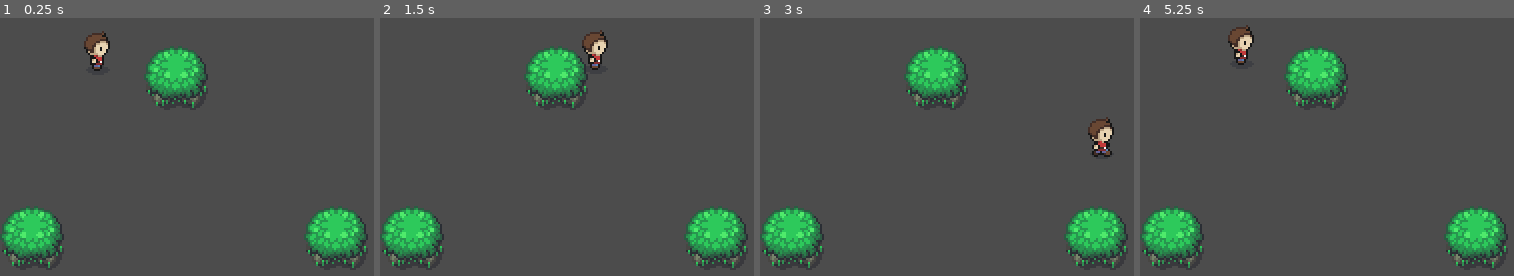
Above: before the commit, frames 1-4 (left to right).
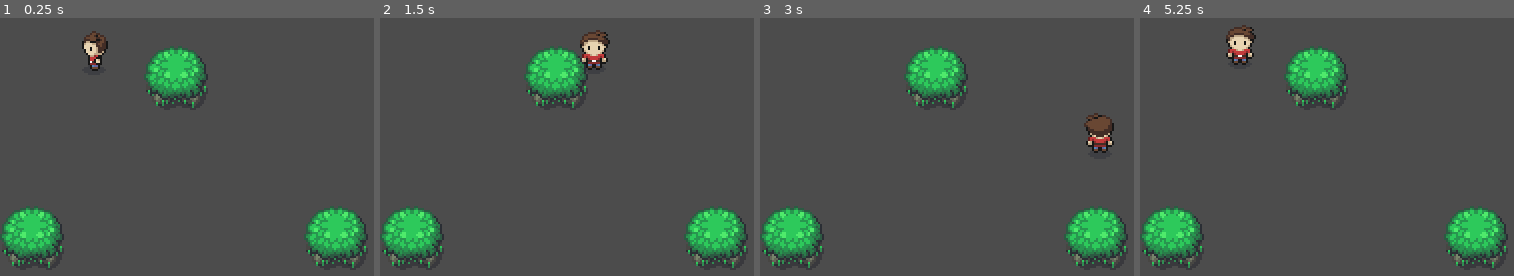
Above: after the commit, the same moments.

Repository: alexanderluna/python
Game: Godot game, scene res://Scenes/World.tscn
The game is run twice, just before and just after one commit, with the same random seed, the same clock (stepped at 60 frames per second) and the same inputs.
Inputs:
- Up to frame 1 (0.25 s): no input
- Up to frame 2 (1.5 s): tap Enter at 0.5 s; hold Right (ui_right) 0.53-1.28 s; hold Down (ui_down) from 1.28 s (still down)
- Up to frame 3 (3 s): release Down (ui_down) at 2.03 s; hold Right (ui_right) 2.03-2.78 s; hold Up (ui_up) from 2.78 s (still down)
- Up to frame 4 (5.25 s): release Up (ui_up) at 3.53 s; hold Left (ui_left) 3.53-5.03 s; hold Down (ui_down) from 5.03 s (still down)

The runs differ from the first frame. In frame 1, 0.7% of the frame differs, in the area x 21-30%, y 5-21%; in frame 2, 0.7%; in frame 3, 0.8%, in the area x 86-95%, y 36-54%; in frame 4, 0.7%.

Commit message:
Update: animate using an animation tree

Diff:
--- a/games/Zelda RPG/Prefabs/Player.tscn
+++ b/games/Zelda RPG/Prefabs/Player.tscn
@@ -138,6 +138,70 @@
 "update": 1,
 "values": [ 35, 36, 37, 34 ]
 }
+
+[sub_resource type="AnimationNodeAnimation" id=10]
+animation = "IdleLeft"
+
+[sub_resource type="AnimationNodeAnimation" id=11]
+animation = "IdleDown"
+
+[sub_resource type="AnimationNodeAnimation" id=12]
+animation = "IdleRight"
+
+[sub_resource type="AnimationNodeAnimation" id=13]
+animation = "IdleUp"
+
+[sub_resource type="AnimationNodeBlendSpace2D" id=14]
+blend_point_0/node = SubResource( 10 )
+blend_point_0/pos = Vector2( -1, 0 )
+blend_point_1/node = SubResource( 11 )
+blend_point_1/pos = Vector2( 0, 1.1 )
+blend_point_2/node = SubResource( 12 )
+blend_point_2/pos = Vector2( 1, 0 )
+blend_point_3/node = SubResource( 13 )
+blend_point_3/pos = Vector2( 0, -1.1 )
+min_space = Vector2( -1, -1.1 )
+max_space = Vector2( 1, 1.1 )
+blend_mode = 1
+
+[sub_resource type="AnimationNodeAnimation" id=17]
+animation = "RunLeft"
+
+[sub_resource type="AnimationNodeAnimation" id=18]
+animation = "RunDown"
+
+[sub_resource type="AnimationNodeAnimation" id=19]
+animation = "RunRight"
+
+[sub_resource type="AnimationNodeAnimation" id=20]
+animation = "RunUp"
+
+[sub_resource type="AnimationNodeBlendSpace2D" id=21]
+blend_point_0/node = SubResource( 17 )
+blend_point_0/pos = Vector2( -1, 0 )
+blend_point_1/node = SubResource( 18 )
+blend_point_1/pos = Vector2( 0, 1.1 )
+blend_point_2/node = SubResource( 19 )
+blend_point_2/pos = Vector2( 1, 0 )
+blend_point_3/node = SubResource( 20 )
+blend_point_3/pos = Vector2( 0, -1.1 )
+min_space = Vector2( -1, -1.1 )
+max_space = Vector2( 1, 1.1 )
+blend_mode = 1
+
+[sub_resource type="AnimationNodeStateMachineTransition" id=22]
+
+[sub_resource type="AnimationNodeStateMachineTransition" id=23]
+
+[sub_resource type="AnimationNodeStateMachine" id=15]
+states/Idle/node = SubResource( 14 )
+states/Idle/position = Vector2( 278, 66.5 )
+states/Run/node = SubResource( 21 )
+states/Run/position = Vector2( 432.5, 68 )
+transitions = [ "Idle", "Run", SubResource( 22 ), "Run", "Idle", SubResource( 23 ) ]
+start_node = "Idle"
+
+[sub_resource type="AnimationNodeStateMachinePlayback" id=16]
 
 [node name="Player" type="KinematicBody2D"]
 script = ExtResource( 1 )
@@ -147,14 +211,13 @@
 texture = ExtResource( 2 )
 vframes = 8
 hframes = 17
-frame = 18
+frame = 51
 
 [node name="CollisionShape2D" type="CollisionShape2D" parent="."]
 rotation = -1.5708
 shape = SubResource( 1 )
 
 [node name="AnimationPlayer" type="AnimationPlayer" parent="."]
-autoplay = "RunRight"
 anims/IdleDown = SubResource( 2 )
 anims/IdleLeft = SubResource( 3 )
 anims/IdleRight = SubResource( 4 )
@@ -163,3 +226,11 @@
 anims/RunLeft = SubResource( 7 )
 anims/RunRight = SubResource( 8 )
 anims/RunUp = SubResource( 9 )
+
+[node name="AnimationTree" type="AnimationTree" parent="."]
+tree_root = SubResource( 15 )
+anim_player = NodePath("../AnimationPlayer")
+active = true
+parameters/playback = SubResource( 16 )
+parameters/Idle/blend_position = Vector2( 0, 0 )
+parameters/Run/blend_position = Vector2( 0, 0 )
--- a/games/Zelda RPG/Scripts/Player.gd
+++ b/games/Zelda RPG/Scripts/Player.gd
@@ -7,6 +7,8 @@
 var velocity = Vector2.ZERO
 
 onready var animationPlayer = $AnimationPlayer
+onready var animationTree = $AnimationTree
+onready var animationState = animationTree.get("parameters/playback")
 
 
 func _physics_process(delta):
@@ -25,8 +27,10 @@
 
 func calculate_velocity(vector, delta):
 	if vector != Vector2.ZERO:
-		animationPlayer.play("RunRight")
+		animationTree.set("parameters/Idle/blend_position", vector)
+		animationTree.set("parameters/Run/blend_position", vector)
+		animationState.travel("Run")
 		return velocity.move_toward(vector * MAX_SPEED, ACCELERATION * delta)
 	else:
-		animationPlayer.play("IdleRight")
+		animationState.travel("Idle")
 		return velocity.move_toward(Vector2.ZERO, FRICTION * delta)
Not shown: 1 places in games/Zelda RPG/Prefabs/Player.tscn that only renumber resources
